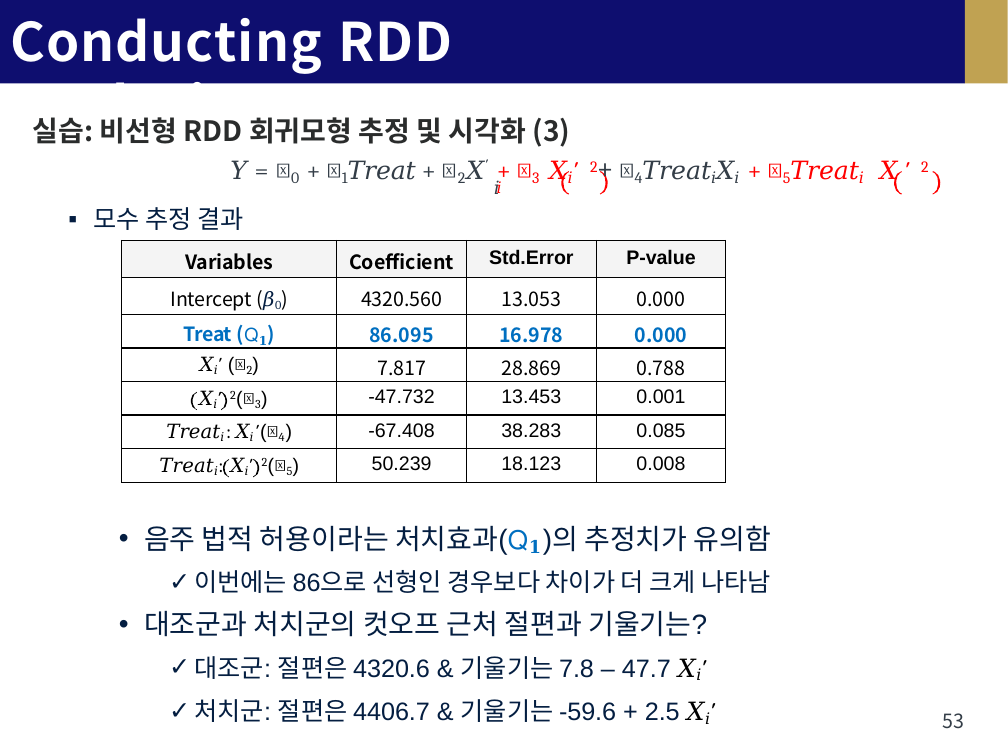
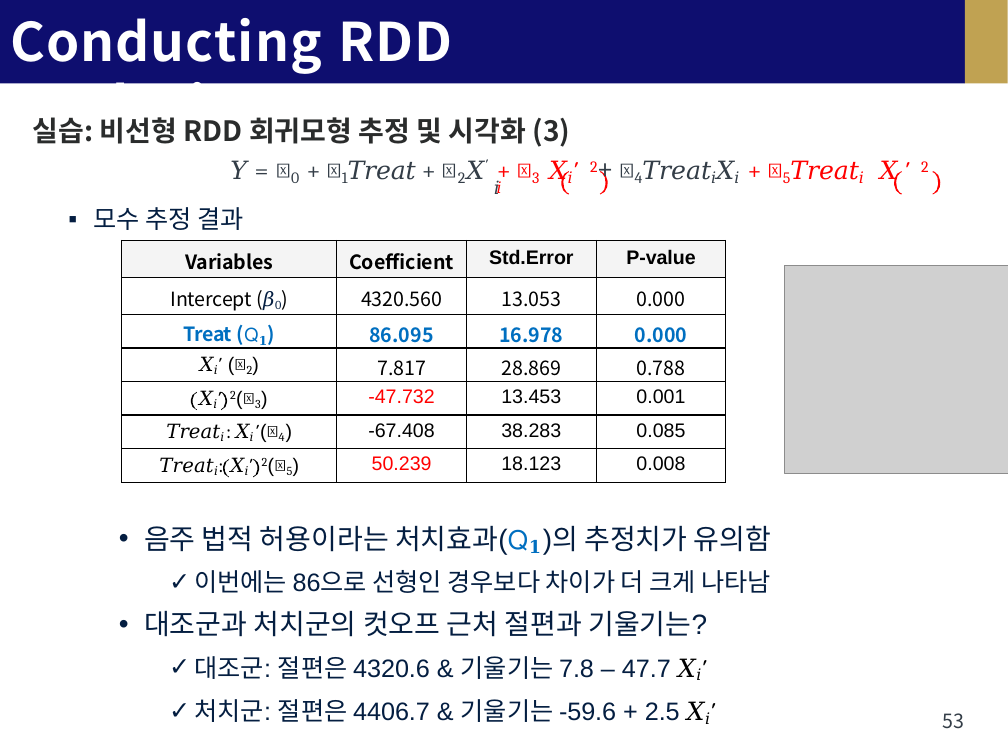
Before and after one commit to 9unu/4-1_School_File, a slide deck: slide 53 of (화,목) 경영 경제 데이터 분석/4_경경데_RDD_2024_full.pptx. Drawn at 1008x756 pixels with LibreOffice and Linux fonts; fonts in the diff are those of the drawing; grey boxes stand for pictures. Boxes give left, top, right and bottom in pixels: in the first picture for what was removed or moved away, otherwise in the second. Text is boxed around its words. In the diff, an @@ line names an element or a change of style, - is before the commit and + after.

```diff
--- a/(화,목) 경영 경제 데이터 분석/4_경경데_RDD_2024_full.pptx
+++ b/(화,목) 경영 경제 데이터 분석/4_경경데_RDD_2024_full.pptx
@@ table at box(122, 241, 727, 483) @@
@@ text colour #000000 to #FF0000 in "-47.732", "50.239" @@
@@ picture added at box(785, 265, 1008, 473) @@
```
Also in this commit, not shown: 12 other slides changed, 7 other files.
